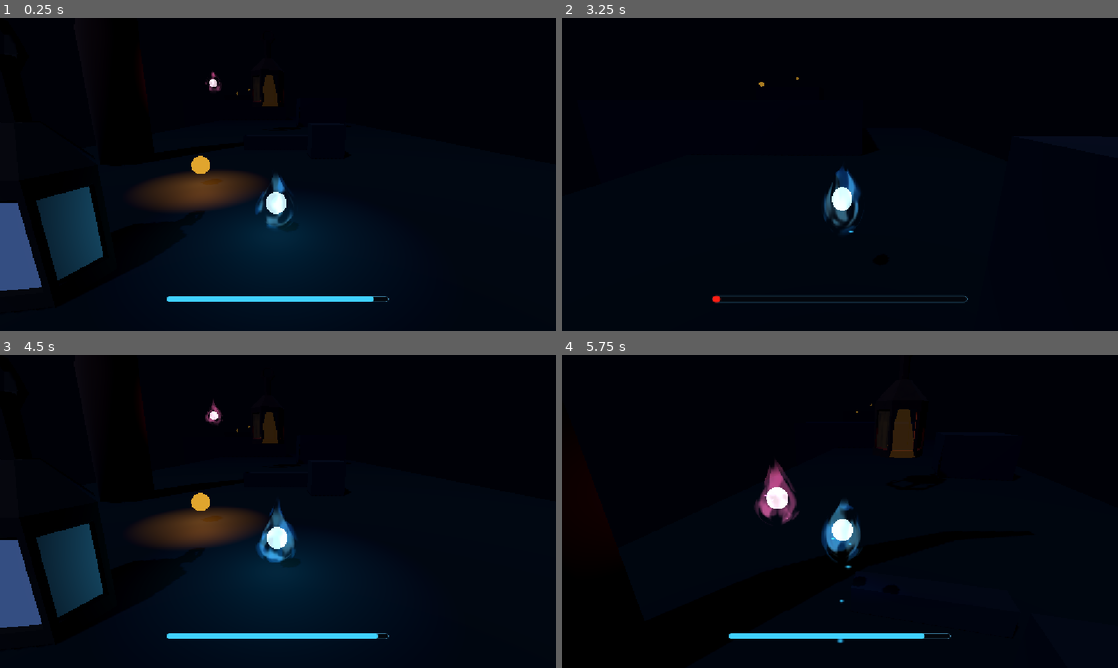
Above: before the commit, frames 1-4 (two rows, left to right).
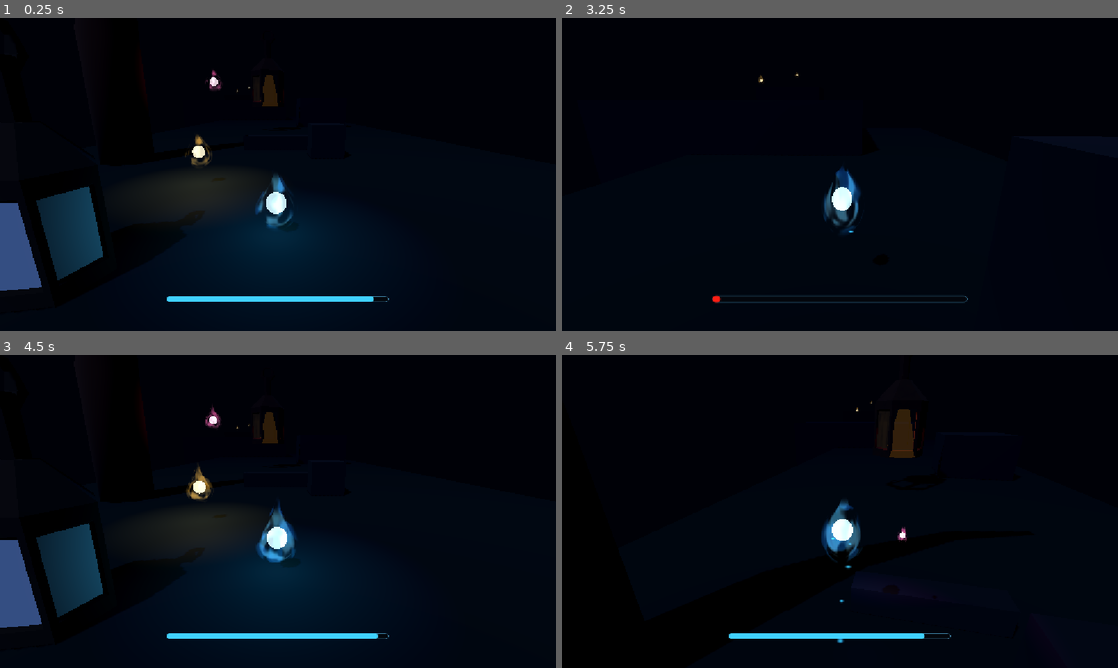
Above: after the commit, the same moments.

Repository: Snow-shino/GMTK2026
Game: Godot game, scene res://lvl2-dash.tscn
The game is run twice, just before and just after one commit, with the same random seed, the same clock (stepped at 60 frames per second) and the same inputs. This scene is started directly instead of the project's main scene.
Inputs (mouse positions are in pixels of both pictures, inside the frame that each line leads up to):
- Up to frame 1 (0.25 s): no input
- Up to frame 2 (3.25 s): move the mouse to (867, 174) at 0.52 s; hold W (move_forward) from 0.53 s (still down); click (867, 174) at 0.6 s; tap Space (jump) at 0.77, 1.52, 3.02 s; move the mouse to (812, 174) at 1.27 s; click (812, 174) at 1.35 s; move the mouse to (851, 168) at 2.02 s; click (851, 168) at 2.1 s; move the mouse to (834, 180) at 2.77 s; click (834, 180) at 2.85 s
- Up to frame 3 (4.5 s): move the mouse to (316, 514) at 3.52 s; click (316, 514) at 3.6 s; tap Space (jump) at 3.77 s; release W (move_forward) at 4.25 s; click "Restart Level" at 4.25 s
- Up to frame 4 (5.75 s): move the mouse to (795, 508) at 5.02 s; hold W (move_forward) from 5.03 s (still down); click (795, 508) at 5.1 s; tap Space (jump) at 5.27 s

The runs differ from the first frame. In frame 1, 1.7% of the frame differs, in the area x 27-45%, y 16-60%; in frame 2, less than 0.1%; in frame 3, 2.0%, in the area x 27-45%, y 14-61%; in frame 4, 1.0%.

Commit message:
Updating powerups, implementing powerup orbits, and hiding the collectibles properly

Diff:
--- a/gmtk-26/scenes/dash_collectible.tscn
+++ b/gmtk-26/scenes/dash_collectible.tscn
@@ -170,11 +170,6 @@
 [node name="CollisionShape3D" type="CollisionShape3D" parent="." unique_id=1231726164]
 shape = SubResource("SphereShape3D_u6idi")
 
-[node name="OmniLight3D" type="OmniLight3D" parent="." unique_id=1695113081]
-light_color = Color(1, 0.6039216, 0.84705883, 1)
-light_energy = 1.5
-omni_range = 3.0
-
 [node name="VisualRoot" type="Node3D" parent="." unique_id=2139575641]
 unique_name_in_owner = true
 script = ExtResource("3_e2a6j")
--- a/gmtk-26/scenes/life_collectible.tscn
+++ b/gmtk-26/scenes/life_collectible.tscn
@@ -1,18 +1,529 @@
 [gd_scene format=3 uid="uid://caqkn1lqiox8l"]
 
 [ext_resource type="Script" uid="uid://b65f10ajw7hjf" path="res://scripts/life_collectible.gd" id="1_collectible"]
+[ext_resource type="Script" uid="uid://b6yvbtq7oamtw" path="res://scripts/collectible_visuals.gd" id="2_3gwni"]
 
 [sub_resource type="SphereShape3D" id="SphereShape_collectible"]
 radius = 2.792868
 
-[sub_resource type="StandardMaterial3D" id="Material_collectible"]
+[sub_resource type="StandardMaterial3D" id="StandardMaterial3D_6elxf"]
 shading_mode = 0
-albedo_color = Color(0.95, 0.7, 0.2, 1)
-
-[sub_resource type="SphereMesh" id="SphereMesh_collectible"]
-material = SubResource("Material_collectible")
-radius = 0.35
-height = 0.7
+albedo_color = Color(1, 0.9647059, 0.8392157, 1)
+
+[sub_resource type="SphereMesh" id="SphereMesh_2dlsb"]
+material = SubResource("StandardMaterial3D_6elxf")
+radius = 0.39
+height = 0.82
+
+[sub_resource type="Shader" id="Shader_58j4l"]
+code = "shader_type spatial;
+render_mode unshaded, blend_add, depth_draw_never, cull_back;
+
+uniform float flame_speed_1 : hint_range(0.0, 5.0, 0.05) = 1.35;
+uniform float flame_speed_2 : hint_range(0.0, 5.0, 0.05) = 0.82;
+uniform float noise_scale_1 : hint_range(0.5, 12.0, 0.1) = 4.6;
+uniform float noise_scale_2 : hint_range(0.5, 12.0, 0.1) = 7.3;
+uniform float cutoff : hint_range(0.0, 1.0, 0.01) = 0.48;
+uniform float softness : hint_range(0.01, 0.4, 0.01) = 0.22;
+uniform float displacement_strength : hint_range(0.0, 0.3, 0.005) = 0.035;
+uniform float taper_strength : hint_range(0.0, 1.0, 0.01) = 0.82;
+uniform float top_stretch : hint_range(0.0, 0.8, 0.01) = 0.28;
+uniform vec4 inner_color : source_color = vec4(0.82, 0.97, 1.0, 1.0);
+uniform vec4 outer_color : source_color = vec4(0.04, 0.42, 1.0, 1.0);
+uniform float emission_strength : hint_range(0.0, 10.0, 0.05) = 3.0;
+uniform float opacity : hint_range(0.0, 1.0, 0.01) = 0.24;
+
+/* NEW: movement drag */
+uniform vec3 motion_dir_local = vec3(0.0, 0.0, 0.0);
+uniform float motion_strength : hint_range(0.0, 1.0, 0.01) = 0.0;
+uniform float drag_strength : hint_range(0.0, 0.6, 0.01) = 0.18;
+uniform float drag_curve : hint_range(0.5, 4.0, 0.05) = 1.8;
+uniform float max_drag_angle_degrees : hint_range(0.0, 90.0, 1.0) = 40.0;
+uniform float side_sway_from_motion : hint_range(0.0, 0.4, 0.01) = 0.08;
+uniform float motion_stretch_y : hint_range(0.0, 0.4, 0.01) = 0.10;
+
+varying vec3 local_position;
+varying float vertex_flow;
+varying float local_height;
+
+float hash31(vec3 p) {
+	return fract(sin(dot(p, vec3(127.1, 311.7, 74.7))) * 43758.5453);
+}
+
+float noise3d(vec3 p) {
+	vec3 cell = floor(p);
+	vec3 f = fract(p);
+	f = f * f * (3.0 - 2.0 * f);
+
+	float n000 = hash31(cell + vec3(0.0, 0.0, 0.0));
+	float n100 = hash31(cell + vec3(1.0, 0.0, 0.0));
+	float n010 = hash31(cell + vec3(0.0, 1.0, 0.0));
+	float n110 = hash31(cell + vec3(1.0, 1.0, 0.0));
+	float n001 = hash31(cell + vec3(0.0, 0.0, 1.0));
+	float n101 = hash31(cell + vec3(1.0, 0.0, 1.0));
+	float n011 = hash31(cell + vec3(0.0, 1.0, 1.0));
+	float n111 = hash31(cell + vec3(1.0, 1.0, 1.0));
+
+	float x00 = mix(n000, n100, f.x);
+	float x10 = mix(n010, n110, f.x);
+	float x01 = mix(n001, n101, f.x);
+	float x11 = mix(n011, n111, f.x);
+
+	return mix(mix(x00, x10, f.y), mix(x01, x11, f.y), f.z);
+}
+
+vec3 flow_position(vec3 position, float scale, float speed, vec3 offset) {
+	vec3 p = position * vec3(scale, scale * 0.58, scale);
+	p.y -= TIME * speed;
+	return p + offset;
+}
+
+void vertex() {
+	float height = clamp(VERTEX.y / 1.45 + 0.5, 0.0, 1.0);
+
+	/* Base silhouette */
+	float broad_base = mix(0.76, 1.0, smoothstep(0.02, 0.3, height));
+	float top_taper = 1.0 - smoothstep(0.34, 1.0, height) * taper_strength;
+	VERTEX.xz *= max(broad_base * top_taper, 0.08);
+
+	float flow_1 = noise3d(flow_position(VERTEX, noise_scale_1, flame_speed_1, vec3(0.0)));
+	float flow_2 = noise3d(flow_position(VERTEX, noise_scale_2, flame_speed_2, vec3(5.2, 11.7, -3.4)));
+
+	vertex_flow = flow_1 * 0.68 + flow_2 * 0.32;
+
+	float upper_influence = smoothstep(0.12, 0.88, height);
+	float displacement = (vertex_flow - 0.5) * displacement_strength * upper_influence;
+
+	VERTEX += NORMAL * displacement;
+	VERTEX.x += (flow_1 - flow_2) * displacement_strength * upper_influence * 0.55;
+	VERTEX.y += pow(height, 2.4) * top_stretch * (0.72 + flow_1 * 0.28);
+
+	/* NEW: drag the flame opposite movement */
+	vec3 move_dir = motion_dir_local;
+	move_dir.y = 0.0;
+
+	float move_len = length(move_dir);
+	if (move_len > 0.0001) {
+		move_dir = normalize(move_dir);
+
+		float height_from_base = max(VERTEX.y + 0.725, 0.0);
+		float bend_weight = pow(smoothstep(0.12, 1.0, height), drag_curve);
+		float drag_response = clamp(drag_strength / 0.4, 0.0, 1.0);
+		float bend_angle = radians(max_drag_angle_degrees) * motion_strength * bend_weight * drag_response;
+		float horizontal_bend = sin(bend_angle) * height_from_base;
+		float vertical_drop = (1.0 - cos(bend_angle)) * height_from_base;
+
+		/* Curve the upper flame backward while its base stays anchored. */
+		VERTEX -= move_dir * horizontal_bend;
+		VERTEX.y -= vertical_drop;
+
+		/* Add slight sideways lilt for more organic arc */
+		vec3 side_dir = normalize(vec3(-move_dir.z, 0.0, move_dir.x));
+		VERTEX += side_dir * (flow_1 - 0.5) * side_sway_from_motion * bend_weight * motion_strength;
+
+		/* Slight stretch upward while moving */
+		VERTEX.y += motion_stretch_y * bend_weight * motion_strength;
+	}
+
+	local_position = VERTEX;
+	local_height = height;
+}
+
+void fragment() {
+	float flow_1 = noise3d(
+		flow_position(
+			local_position,
+			noise_scale_1,
+			flame_speed_1,
+			vec3(0.0)
+		)
+	);
+
+	float flow_2 = noise3d(
+		flow_position(
+			local_position,
+			noise_scale_2,
+			flame_speed_2,
+			vec3(5.2, 11.7, -3.4)
+		)
+	);
+
+	float flame_noise = mix(flow_1, flow_2, 0.42);
+	flame_noise += flow_1 * flow_2 * 0.2;
+	flame_noise += (local_height - 0.5) * 0.06;
+
+	float tongues = smoothstep(
+		cutoff - softness,
+		cutoff + softness,
+		flame_noise
+	);
+
+	float bottom_fade = smoothstep(0.02, 0.26, local_height);
+	float tip_fade = 1.0 - smoothstep(0.82, 1.0, local_height);
+	float vertical_mask = bottom_fade * tip_fade;
+
+	float facing = abs(dot(normalize(NORMAL), normalize(VIEW)));
+	float soft_edge = smoothstep(0.02, 0.58, facing);
+
+	float edge_breakup = smoothstep(
+		0.2,
+		0.85,
+		flow_2 + flow_1 * 0.25
+	);
+
+	float flame_mask =
+		tongues *
+		vertical_mask *
+		soft_edge *
+		mix(0.65, 1.0, edge_breakup);
+
+	vec3 color = mix(
+		inner_color.rgb,
+		outer_color.rgb,
+		clamp(flow_2 * 0.5 + local_height * 0.32, 0.0, 1.0)
+	);
+
+	ALBEDO = color;
+
+	EMISSION =
+		color *
+		emission_strength *
+		(0.75 + flame_noise * 0.45);
+
+	ALPHA = opacity * pow(flame_mask, 1.25);
+}
+"
+
+[sub_resource type="ShaderMaterial" id="ShaderMaterial_efa3d"]
+render_priority = 2
+shader = SubResource("Shader_58j4l")
+shader_parameter/flame_speed_1 = 1.75
+shader_parameter/flame_speed_2 = 2.20000003278264
+shader_parameter/noise_scale_1 = 4.2
+shader_parameter/noise_scale_2 = 6.4
+shader_parameter/cutoff = 0.48
+shader_parameter/softness = 0.13
+shader_parameter/displacement_strength = 0.035
+shader_parameter/taper_strength = 0.76
+shader_parameter/top_stretch = 0.22
+shader_parameter/inner_color = Color(1, 0.84705883, 0.41960785, 1)
+shader_parameter/outer_color = Color(1, 0.62352943, 0.101960786, 1)
+shader_parameter/emission_strength = 4.2
+shader_parameter/opacity = 0.46
+shader_parameter/motion_dir_local = Vector3(0, 0, 0)
+shader_parameter/motion_strength = 0.0
+shader_parameter/drag_strength = 0.26
+shader_parameter/drag_curve = 1.5
+shader_parameter/max_drag_angle_degrees = 40.0
+shader_parameter/side_sway_from_motion = 0.1
+shader_parameter/motion_stretch_y = 0.13
+
+[sub_resource type="SphereMesh" id="SphereMesh_o0lhw"]
+radius = 0.56
+height = 1.45
+
+[sub_resource type="Shader" id="Shader_dpkje"]
+code = "shader_type spatial;
+render_mode unshaded, blend_add, depth_draw_never, cull_back;
+
+uniform float flame_speed_1 : hint_range(0.0, 5.0, 0.05) = 1.35;
+uniform float flame_speed_2 : hint_range(0.0, 5.0, 0.05) = 0.82;
+uniform float noise_scale_1 : hint_range(0.5, 12.0, 0.1) = 4.6;
+uniform float noise_scale_2 : hint_range(0.5, 12.0, 0.1) = 7.3;
+uniform float cutoff : hint_range(0.0, 1.0, 0.01) = 0.48;
+uniform float softness : hint_range(0.01, 0.4, 0.01) = 0.22;
+uniform float displacement_strength : hint_range(0.0, 0.3, 0.005) = 0.035;
+uniform float taper_strength : hint_range(0.0, 1.0, 0.01) = 0.82;
+uniform float top_stretch : hint_range(0.0, 0.8, 0.01) = 0.28;
+uniform vec4 inner_color : source_color = vec4(0.82, 0.97, 1.0, 1.0);
+uniform vec4 outer_color : source_color = vec4(0.04, 0.42, 1.0, 1.0);
+uniform float emission_strength : hint_range(0.0, 10.0, 0.05) = 3.0;
+uniform float opacity : hint_range(0.0, 1.0, 0.01) = 0.24;
+
+/* NEW: movement drag */
+uniform vec3 motion_dir_local = vec3(0.0, 0.0, 0.0);
+uniform float motion_strength : hint_range(0.0, 1.0, 0.01) = 0.0;
+uniform float drag_strength : hint_range(0.0, 0.6, 0.01) = 0.18;
+uniform float drag_curve : hint_range(0.5, 4.0, 0.05) = 1.8;
+uniform float max_drag_angle_degrees : hint_range(0.0, 90.0, 1.0) = 40.0;
+uniform float side_sway_from_motion : hint_range(0.0, 0.4, 0.01) = 0.08;
+uniform float motion_stretch_y : hint_range(0.0, 0.4, 0.01) = 0.10;
+
+varying vec3 local_position;
+varying float vertex_flow;
+varying float local_height;
+
+float hash31(vec3 p) {
+	return fract(sin(dot(p, vec3(127.1, 311.7, 74.7))) * 43758.5453);
+}
+
+float noise3d(vec3 p) {
+	vec3 cell = floor(p);
+	vec3 f = fract(p);
+	f = f * f * (3.0 - 2.0 * f);
+
+	float n000 = hash31(cell + vec3(0.0, 0.0, 0.0));
+	float n100 = hash31(cell + vec3(1.0, 0.0, 0.0));
+	float n010 = hash31(cell + vec3(0.0, 1.0, 0.0));
+	float n110 = hash31(cell + vec3(1.0, 1.0, 0.0));
+	float n001 = hash31(cell + vec3(0.0, 0.0, 1.0));
+	float n101 = hash31(cell + vec3(1.0, 0.0, 1.0));
+	float n011 = hash31(cell + vec3(0.0, 1.0, 1.0));
+	float n111 = hash31(cell + vec3(1.0, 1.0, 1.0));
+
+	float x00 = mix(n000, n100, f.x);
+	float x10 = mix(n010, n110, f.x);
+	float x01 = mix(n001, n101, f.x);
+	float x11 = mix(n011, n111, f.x);
+
+	return mix(mix(x00, x10, f.y), mix(x01, x11, f.y), f.z);
+}
+
+vec3 flow_position(vec3 position, float scale, float speed, vec3 offset) {
+	vec3 p = position * vec3(scale, scale * 0.58, scale);
+	p.y -= TIME * speed;
+	return p + offset;
+}
+
+void vertex() {
+	float height = clamp(VERTEX.y / 1.45 + 0.5, 0.0, 1.0);
+
+	/* Base silhouette */
+	float broad_base = mix(0.76, 1.0, smoothstep(0.02, 0.3, height));
+	float top_taper = 1.0 - smoothstep(0.34, 1.0, height) * taper_strength;
+	VERTEX.xz *= max(broad_base * top_taper, 0.08);
+
+	float flow_1 = noise3d(flow_position(VERTEX, noise_scale_1, flame_speed_1, vec3(0.0)));
+	float flow_2 = noise3d(flow_position(VERTEX, noise_scale_2, flame_speed_2, vec3(5.2, 11.7, -3.4)));
+
+	vertex_flow = flow_1 * 0.68 + flow_2 * 0.32;
+
+	float upper_influence = smoothstep(0.12, 0.88, height);
+	float displacement = (vertex_flow - 0.5) * displacement_strength * upper_influence;
+
+	VERTEX += NORMAL * displacement;
+	VERTEX.x += (flow_1 - flow_2) * displacement_strength * upper_influence * 0.55;
+	VERTEX.y += pow(height, 2.4) * top_stretch * (0.72 + flow_1 * 0.28);
+
+	/* NEW: drag the flame opposite movement */
+	vec3 move_dir = motion_dir_local;
+	move_dir.y = 0.0;
+
+	float move_len = length(move_dir);
+	if (move_len > 0.0001) {
+		move_dir = normalize(move_dir);
+
+		float height_from_base = max(VERTEX.y + 0.725, 0.0);
+		float bend_weight = pow(smoothstep(0.12, 1.0, height), drag_curve);
+		float drag_response = clamp(drag_strength / 0.4, 0.0, 1.0);
+		float bend_angle = radians(max_drag_angle_degrees) * motion_strength * bend_weight * drag_response;
+		float horizontal_bend = sin(bend_angle) * height_from_base;
+		float vertical_drop = (1.0 - cos(bend_angle)) * height_from_base;
+
+		/* Curve the upper flame backward while its base stays anchored. */
+		VERTEX -= move_dir * horizontal_bend;
+		VERTEX.y -= vertical_drop;
+
+		/* Add slight sideways lilt for more organic arc */
+		vec3 side_dir = normalize(vec3(-move_dir.z, 0.0, move_dir.x));
+		VERTEX += side_dir * (flow_1 - 0.5) * side_sway_from_motion * bend_weight * motion_strength;
+
+		/* Slight stretch upward while moving */
+		VERTEX.y += motion_stretch_y * bend_weight * motion_strength;
+	}
+
+	local_position = VERTEX;
+	local_height = height;
+}
+
+void fragment() {
+	float flow_1 = noise3d(
+		flow_position(
+			local_position,
+			noise_scale_1,
+			flame_speed_1,
+			vec3(0.0)
+		)
+	);
+
+	float flow_2 = noise3d(
+		flow_position(
+			local_position,
+			noise_scale_2,
+			flame_speed_2,
+			vec3(5.2, 11.7, -3.4)
+		)
+	);
+
+	float flame_noise = mix(flow_1, flow_2, 0.42);
+	flame_noise += flow_1 * flow_2 * 0.2;
+	flame_noise += (local_height - 0.5) * 0.06;
+
+	float tongues = smoothstep(
+		cutoff - softness,
+		cutoff + softness,
+		flame_noise
+	);
+
+	float bottom_fade = smoothstep(0.02, 0.26, local_height);
+	float tip_fade = 1.0 - smoothstep(0.82, 1.0, local_height);
+	float vertical_mask = bottom_fade * tip_fade;
+
+	float facing = abs(dot(normalize(NORMAL), normalize(VIEW)));
+	float soft_edge = smoothstep(0.02, 0.58, facing);
+
+	float edge_breakup = smoothstep(
+		0.2,
+		0.85,
+		flow_2 + flow_1 * 0.25
+	);
+
+	float flame_mask =
+		tongues *
+		vertical_mask *
+		soft_edge *
+		mix(0.65, 1.0, edge_breakup);
+
+	vec3 color = mix(
+		inner_color.rgb,
+		outer_color.rgb,
+		clamp(flow_2 * 0.5 + local_height * 0.32, 0.0, 1.0)
+	);
+
+	ALBEDO = color;
+
+	EMISSION =
+		color *
+		emission_strength *
+		(0.75 + flame_noise * 0.45);
+
+	ALPHA = opacity * pow(flame_mask, 1.25);
+}
+"
+
+[sub_resource type="ShaderMaterial" id="ShaderMaterial_ykukb"]
+render_priority = 1
+shader = SubResource("Shader_dpkje")
+shader_parameter/flame_speed_1 = 1.2
+shader_parameter/flame_speed_2 = 0.72
+shader_parameter/noise_scale_1 = 4.8
+shader_parameter/noise_scale_2 = 7.6
+shader_parameter/cutoff = 0.57
+shader_parameter/softness = 0.1
+shader_parameter/displacement_strength = 0.085
+shader_parameter/taper_strength = 0.86
+shader_parameter/top_stretch = 0.34
+shader_parameter/inner_color = Color(1, 0.84705883, 0.41960785, 1)
+shader_parameter/outer_color = Color(1, 0.62352943, 0.101960786, 1)
+shader_parameter/emission_strength = 3.2
+shader_parameter/opacity = 0.3
+shader_parameter/motion_dir_local = Vector3(0, 0, 0)
+shader_parameter/motion_strength = 0.0
+shader_parameter/drag_strength = 0.4
+shader_parameter/drag_curve = 1.35
+shader_parameter/max_drag_angle_degrees = 40.0
+shader_parameter/side_sway_from_motion = 0.12
+shader_parameter/motion_stretch_y = 0.17
+
+[sub_resource type="SphereMesh" id="SphereMesh_qp650"]
+radius = 0.56
+height = 1.45
+
+[sub_resource type="ParticleProcessMaterial" id="ParticleProcessMaterial_u5oce"]
+emission_shape = 1
+emission_sphere_radius = 0.28
+direction = Vector3(0, 0.45, 1)
+spread = 32.0
+initial_velocity_min = 0.45
+initial_velocity_max = 0.8
+gravity = Vector3(0, 0.28, 0)
+scale_min = 0.09
+scale_max = 0.16
+
+[sub_resource type="Shader" id="Shader_jtwoh"]
+code = "shader_type spatial;
+render_mode unshaded, blend_add, depth_draw_never, cull_disabled;
+
+uniform vec4 particle_color : source_color = vec4(0.25, 0.78, 1.0, 1.0);
+uniform float emission_strength : hint_range(0.0, 10.0, 0.1) = 3.5;
+
+varying float lifetime_fade;
+
+void vertex() {
+	float lifetime = clamp(INSTANCE_CUSTOM.y, 0.0, 1.0);
+	float shrink = mix(1.0, 0.08, smoothstep(0.2, 1.0, lifetime));
+	VERTEX *= shrink;
+	lifetime_fade = 1.0 - smoothstep(0.62, 1.0, lifetime);
+}
+
+void fragment() {
+	float distance_from_center = length(UV - vec2(0.5));
+	float soft_circle = smoothstep(0.5, 0.08, distance_from_center);
+	float hot_core = smoothstep(0.28, 0.0, distance_from_center);
+	vec3 color = particle_color.rgb * mix(vec3(1.0), vec3(1.35), hot_core * 0.8);
+	ALBEDO = color;
+	EMISSION = color * emission_strength;
+	ALPHA = soft_circle * particle_color.a * lifetime_fade;
+}
+"
+
+[sub_resource type="ShaderMaterial" id="ShaderMaterial_82jqj"]
+render_priority = 0
+shader = SubResource("Shader_jtwoh")
+shader_parameter/particle_color = Color(1, 0.84705883, 0.41960785, 0.8)
+shader_parameter/emission_strength = 4.0
+
+[sub_resource type="QuadMesh" id="QuadMesh_5mkc1"]
+material = SubResource("ShaderMaterial_82jqj")
+orientation = 1
+
+[sub_resource type="ParticleProcessMaterial" id="ParticleProcessMaterial_rkd4c"]
+emission_shape = 1
+emission_sphere_radius = 0.62
+direction = Vector3(0, 1, 0)
+spread = 48.0
+initial_velocity_min = 0.08
+initial_velocity_max = 0.28
+gravity = Vector3(0, 0.08, 0)
+scale_min = 0.025
+scale_max = 0.07
+
+[sub_resource type="Shader" id="Shader_vx2oj"]
+code = "shader_type spatial;
+render_mode unshaded, blend_add, depth_draw_never, cull_disabled;
+
+uniform vec4 particle_color : source_color = vec4(0.25, 0.78, 1.0, 1.0);
+uniform float emission_strength : hint_range(0.0, 10.0, 0.1) = 3.5;
+
+varying float lifetime_fade;
+
+void vertex() {
+	float lifetime = clamp(INSTANCE_CUSTOM.y, 0.0, 1.0);
+	float shrink = mix(1.0, 0.08, smoothstep(0.2, 1.0, lifetime));
+	VERTEX *= shrink;
+	lifetime_fade = 1.0 - smoothstep(0.62, 1.0, lifetime);
+}
+
+void fragment() {
+	float distance_from_center = length(UV - vec2(0.5));
+	float soft_circle = smoothstep(0.5, 0.08, distance_from_center);
+	float hot_core = smoothstep(0.28, 0.0, distance_from_center);
+	vec3 color = particle_color.rgb * mix(vec3(1.0), vec3(1.35), hot_core * 0.8);
+	ALBEDO = color;
+	EMISSION = color * emission_strength;
+	ALPHA = soft_circle * particle_color.a * lifetime_fade;
+}
+"
+
+[sub_resource type="ShaderMaterial" id="ShaderMaterial_nju3f"]
+render_priority = 0
+shader = SubResource("Shader_vx2oj")
+shader_parameter/particle_color = Color(1, 0.84705883, 0.41960785, 0.8)
+shader_parameter/emission_strength = 2.6
+
+[sub_resource type="QuadMesh" id="QuadMesh_5vwg0"]
+material = SubResource("ShaderMaterial_nju3f")
+orientation = 1
 
 [node name="LifeCollectible" type="Area3D" unique_id=17611799]
 collision_layer = 2
@@ -20,12 +531,52 @@
 restore_amount = 100.0
 
 [node name="CollisionShape3D" type="CollisionShape3D" parent="." unique_id=238719707]
+transform = Transform3D(1, 0, 0, 0, 1, 0, 0, 0, 1, 0, 0.6598141, 0)
 shape = SubResource("SphereShape_collectible")
 
-[node name="MeshInstance3D" type="MeshInstance3D" parent="." unique_id=1018106600]
-mesh = SubResource("SphereMesh_collectible")
-
-[node name="OmniLight3D" type="OmniLight3D" parent="." unique_id=177709944]
-light_color = Color(1, 0.55, 0.15, 1)
-light_energy = 6.963
-omni_range = 3.0
+[node name="VisualRoot" type="Node3D" parent="." unique_id=1017265238]
+unique_name_in_owner = true
+transform = Transform3D(1, 0, 0, 0, 1, 0, 0, 0, 1, 0, 0.6598141, 0)
+script = ExtResource("2_3gwni")
+
+[node name="CoreMesh" type="MeshInstance3D" parent="VisualRoot" unique_id=22572913]
+transform = Transform3D(0.615, 0, 0, 0, 0.615, 0, 0, 0, 0.615, 0, 0, 0)
+mesh = SubResource("SphereMesh_2dlsb")
+
+[node name="InnerFlame" type="MeshInstance3D" parent="VisualRoot" unique_id=852968393]
+unique_name_in_owner = true
+transform = Transform3D(0.82, 0, 0, 0, 0.86, 0, 0, 0, 0.82, 0, 0, 0)
+material_override = SubResource("ShaderMaterial_efa3d")
+mesh = SubResource("SphereMesh_o0lhw")
+
+[node name="FlameShell" type="MeshInstance3D" parent="VisualRoot" unique_id=865923927]
+unique_name_in_owner = true
+material_override = SubResource("ShaderMaterial_ykukb")
+mesh = SubResource("SphereMesh_qp650")
+
+[node name="EmberTrail" type="GPUParticles3D" parent="VisualRoot" unique_id=2045619813]
+unique_name_in_owner = true
+amount = 48
+amount_ratio = 0.08
+lifetime = 1.6
+randomness = 0.55
+visibility_aabb = AABB(-5, -3, -5, 10, 8, 10)
+process_material = SubResource("ParticleProcessMaterial_u5oce")
+draw_pass_1 = SubResource("QuadMesh_5mkc1")
+
+[node name="AmbientSparks" type="GPUParticles3D" parent="VisualRoot" unique_id=814954464]
+unique_name_in_owner = true
+amount = 12
+amount_ratio = 0.65
+lifetime = 2.6
+randomness = 0.8
+fixed_fps = 24
+visibility_aabb = AABB(-2, -2, -2, 4, 5, 4)
+process_material = SubResource("ParticleProcessMaterial_rkd4c")
+draw_pass_1 = SubResource("QuadMesh_5vwg0")
+
+[node name="WispLight" type="OmniLight3D" parent="VisualRoot" unique_id=1269123041]
+unique_name_in_owner = true
+light_color = Color(1, 0.8784314, 0.5411765, 1)
+light_energy = 1.45
+omni_range = 4.5
--- a/gmtk-26/scenes/player.tscn
+++ b/gmtk-26/scenes/player.tscn
@@ -5,6 +5,9 @@
 [ext_resource type="Script" uid="uid://dqpa3faxj80bb" path="res://scripts/wisp_visual_animation.gd" id="3_visual"]
 [ext_resource type="Shader" uid="uid://b4e7wvkqir6or" path="res://shaders/wisp_flame.gdshader" id="4_flame"]
 [ext_resource type="Shader" uid="uid://cvcy6tr0ric6b" path="res://shaders/wisp_particle.gdshader" id="5_particle"]
+[ext_resource type="PackedScene" uid="uid://bm2b3mehjx1p7" path="res://scenes/dash_follower.tscn" id="6_fjrip"]
+[ext_resource type="PackedScene" uid="uid://b5ndpkvyccy1q" path="res://scenes/flight_follower.tscn" id="7_smehm"]
+[ext_resource type="Script" uid="uid://ci2pt7g07b25y" path="res://scripts/orbiters.gd" id="7_ur7pv"]
 
 [sub_resource type="CapsuleShape3D" id="CapsuleShape_player"]
 radius = 0.45
@@ -202,3 +205,13 @@
 [node name="WarningAudio" type="AudioStreamPlayer" parent="." unique_id=918297472]
 unique_name_in_owner = true
 bus = &"SFX"
+
+[node name="DashFollower" parent="." unique_id=616795084 instance=ExtResource("6_fjrip")]
+script = ExtResource("7_ur7pv")
+orbit_radius = 1.4
+
+[node name="FlightFollower" parent="." unique_id=258326473 instance=ExtResource("7_smehm")]
+script = ExtResource("7_ur7pv")
+powerup_type = "flight"
+orbit_radius = 1.8
+orbit_phase = 3.14
--- a/gmtk-26/scripts/dash_collectible.gd
+++ b/gmtk-26/scripts/dash_collectible.gd
@@ -44,5 +44,5 @@
 	for child in get_children():
 		if child is CollisionShape3D:
 			child.set_deferred("disabled", not available)
-		elif child is VisualInstance3D:
+		elif child is Node3D:
 			child.visible = available
--- a/gmtk-26/scripts/flight_collectible.gd
+++ b/gmtk-26/scripts/flight_collectible.gd
@@ -44,5 +44,5 @@
 	for child in get_children():
 		if child is CollisionShape3D:
 			child.set_deferred("disabled", not available)
-		elif child is VisualInstance3D:
+		elif child is Node3D:
 			child.visible = available
--- a/gmtk-26/scripts/life_collectible.gd
+++ b/gmtk-26/scripts/life_collectible.gd
@@ -52,5 +52,5 @@
 	for child in get_children():
 		if child is CollisionShape3D:
 			child.set_deferred("disabled", not available)
-		elif child is VisualInstance3D:
+		elif child is Node3D:
 			child.visible = available
--- /dev/null
+++ b/gmtk-26/scripts/orbiters.gd
@@ -0,0 +1,46 @@
+class_name PowerupFollower
+extends Node3D
+
+@export_enum("dash", "flight") var powerup_type := "dash"
+@export var orbit_radius := 1.6
+@export var orbit_height := 1.1
+@export var orbit_speed := 0.55 # radians per second; slow
+@export var orbit_phase := 0.0 # lets Dash and Flight start apart
+
+var player: WispPlayer
+var _angle := 0.0
+
+func _ready() -> void:
+	visible = false
+	player = get_parent() as WispPlayer
+	if player == null:
+		push_error("PowerupFollower must be a child of Player.")
+		return
+
+	player.powerup_used.connect(_on_powerup_used)
+
+func _process(delta: float) -> void:
+	if player == null:
+		return
+
+	var has_powerup := (
+		player.has_dash_powerup
+		if powerup_type == "dash"
+		else player.has_flight_powerup
+	)
+
+	visible = has_powerup
+	if not visible:
+		return
+
+	_angle = fmod(_angle + orbit_speed * delta, TAU)
+
+	global_position = player.global_position + Vector3(
+	cos(_angle + orbit_phase) * orbit_radius,
+	orbit_height,
+	sin(_angle + orbit_phase) * orbit_radius
+)
+
+func _on_powerup_used(used_type: String) -> void:
+	if used_type == powerup_type:
+		visible = false
--- a/gmtk-26/scripts/wisp_player.gd
+++ b/gmtk-26/scripts/wisp_player.gd
@@ -4,6 +4,7 @@
 signal life_changed(current_life: float, max_life: float)
 signal life_depleted
 signal respawned
+signal powerup_used(powerup: String)
 
 @export_category("Ground Movement")
 @export_range(0.1, 30.0, 0.1) var max_ground_speed: float = 16.0
@@ -334,6 +335,7 @@
 
 	has_dash_powerup = false
 	is_dashing = true
+	powerup_used.emit("dash")
 	_dash_time_left = dash_duration
 	var dash_direction: Vector3 = -global_basis.z
 	var current_horizontal := Vector3(velocity.x, 0.0, velocity.z)
@@ -356,6 +358,7 @@
 		flight_decay = 4.0
 		is_flying = false
 		has_flight_powerup = false
+		powerup_used.emit("flight")
 		return
 
 	if Input.is_action_pressed("jump"):
Not shown, added: gmtk-26/scripts/orbiters.gd.uid
